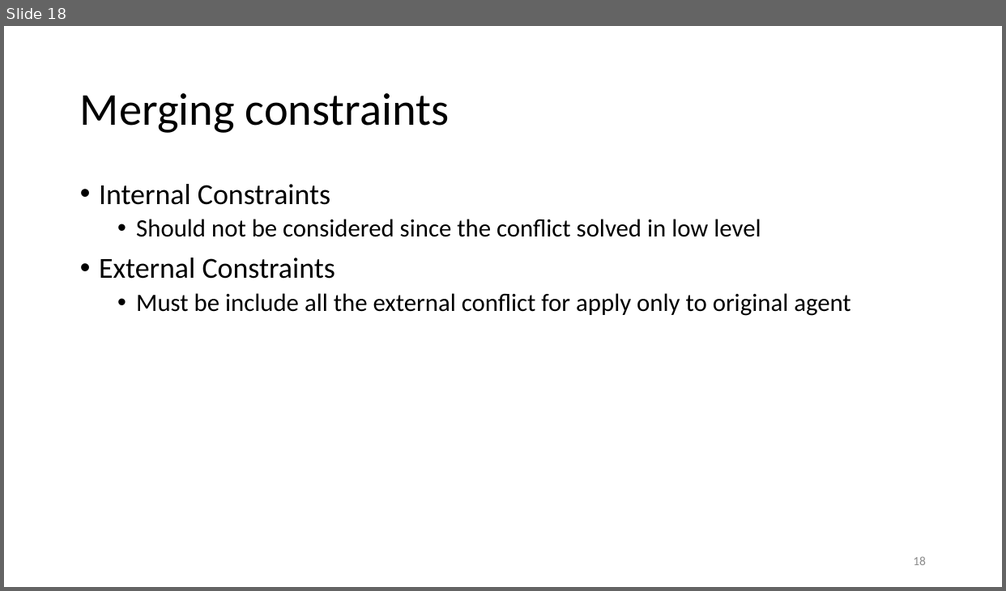
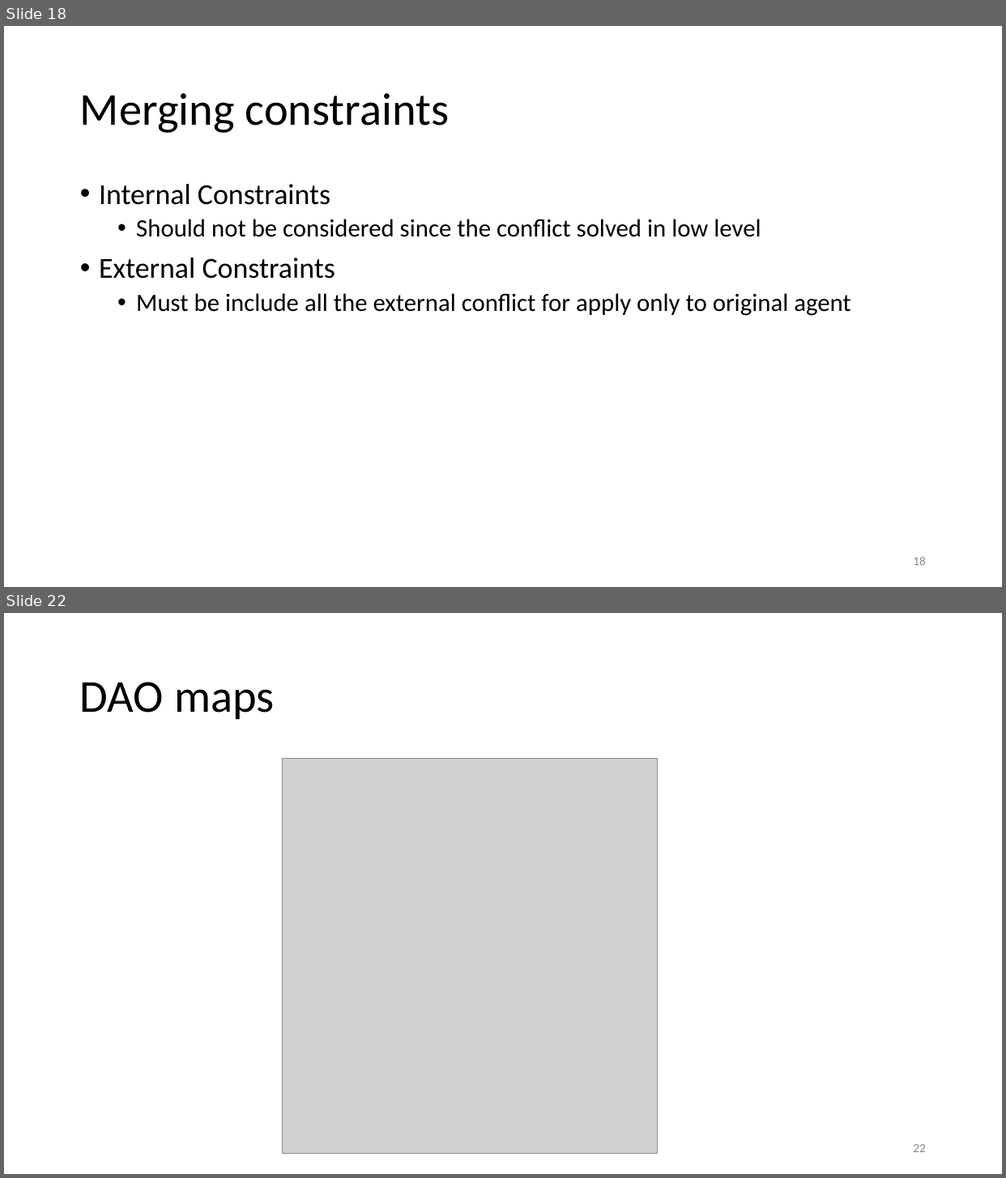
Before and after one commit to DemirDorukDilek/CBS, a slide deck: dahahilipls.pptx. Shown one above the other, each under a label of ours: slide 18 before the commit, slides 18 and 22 after it; the slides between them are not shown. The pictures are 1006x591 and 1006x1178 pixels, drawn with LibreOffice and Linux fonts; fonts in the diff are those of the drawing; grey boxes stand for pictures. Boxes give left, top, right and bottom in pixels: in the first picture for what was removed or moved away, otherwise in the second. Text is boxed around its words. In the diff, an @@ line names an element or a change of style, - is before the commit and + after.

```diff
--- a/dahahilipls.pptx
+++ b/dahahilipls.pptx
@@ slide 22 added at bbox=[4, 613, 1002, 1174], background #FFFFFF @@
@@ title added at bbox=[80, 682, 275, 719], 44 pt, text #000000 @@
+DAO maps
@@ picture added at bbox=[283, 758, 658, 1154] @@
@@ page number added at bbox=[913, 1144, 926, 1152], 12 pt, text #8C8C8C @@
+22
```
Also in this commit, not shown: 1 slide changed, 7 other slides added, 2 slides removed.
